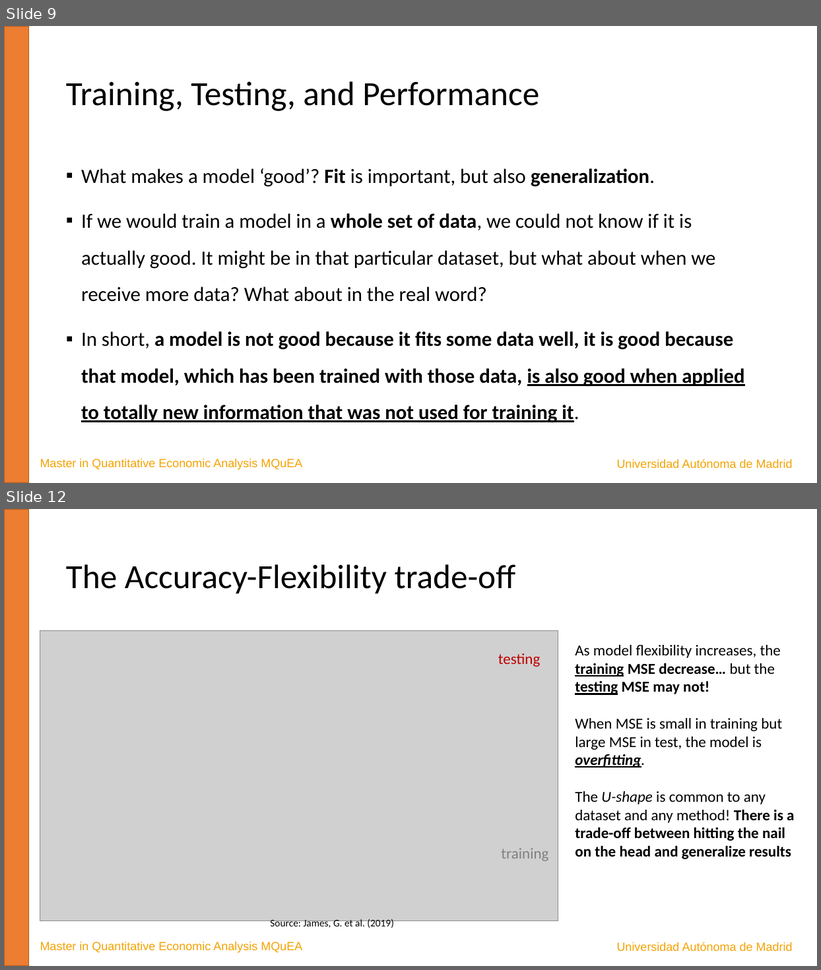
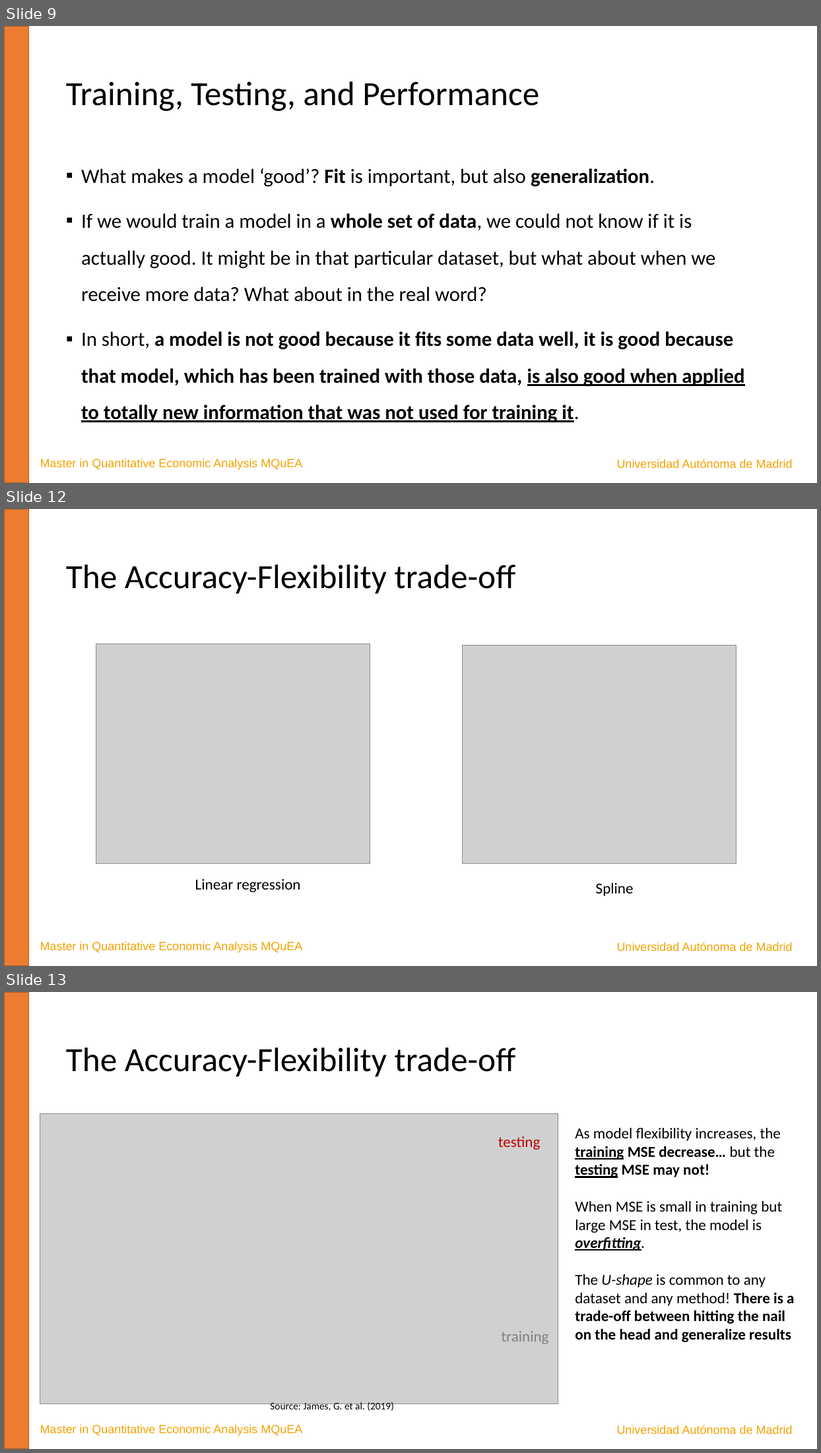
Before and after one commit to JavierBas/IMLEF-MQuEA, a slide deck: Slides/Topic 1 What is ML.pptx. Shown one above the other, each under a label of ours: slides 9 and 12 before the commit, slides 9, 12 and 13 after it; the slides between them are not shown. The pictures are 821x970 and 821x1453 pixels, drawn with LibreOffice and Linux fonts; fonts in the diff are those of the drawing; grey boxes stand for pictures. Boxes give left, top, right and bottom in pixels: in the first picture for what was removed or moved away, otherwise in the second. Text is boxed around its words. In the diff, an @@ line names an element or a change of style, - is before the commit and + after.

```diff
--- a/Slides/Topic 1 What is ML.pptx
+++ b/Slides/Topic 1 What is ML.pptx
@@ slide 12 added at bbox=[4, 509, 817, 966], background #FFFFFF @@
@@ rectangle added at bbox=[4, 509, 29, 966], fill #ED7D31, outline #AF5C24 1 pt @@
@@ title added at bbox=[66, 564, 516, 594], 40 pt, text #000000 @@
+The Accuracy-Flexibility trade-off
@@ picture added at bbox=[96, 644, 370, 863] @@
@@ picture added at bbox=[462, 645, 737, 864] @@
@@ text added at bbox=[195, 879, 301, 892], 18 pt, text #000000 @@
+Linear regression
@@ text added at bbox=[596, 883, 634, 896], 18 pt, text #000000 @@
+Spline
@@ text added at bbox=[40, 942, 302, 953], 14 pt, text #F4A200 @@
+Master in Quantitative Economic Analysis MQuEA
@@ text added at bbox=[617, 942, 793, 951], 14 pt, text #F4A200 @@
+Universidad Autónoma de Madrid
@@ what was slide 12 is now slide 13 @@
```
Also in this commit, not shown: 8 slides changed.
